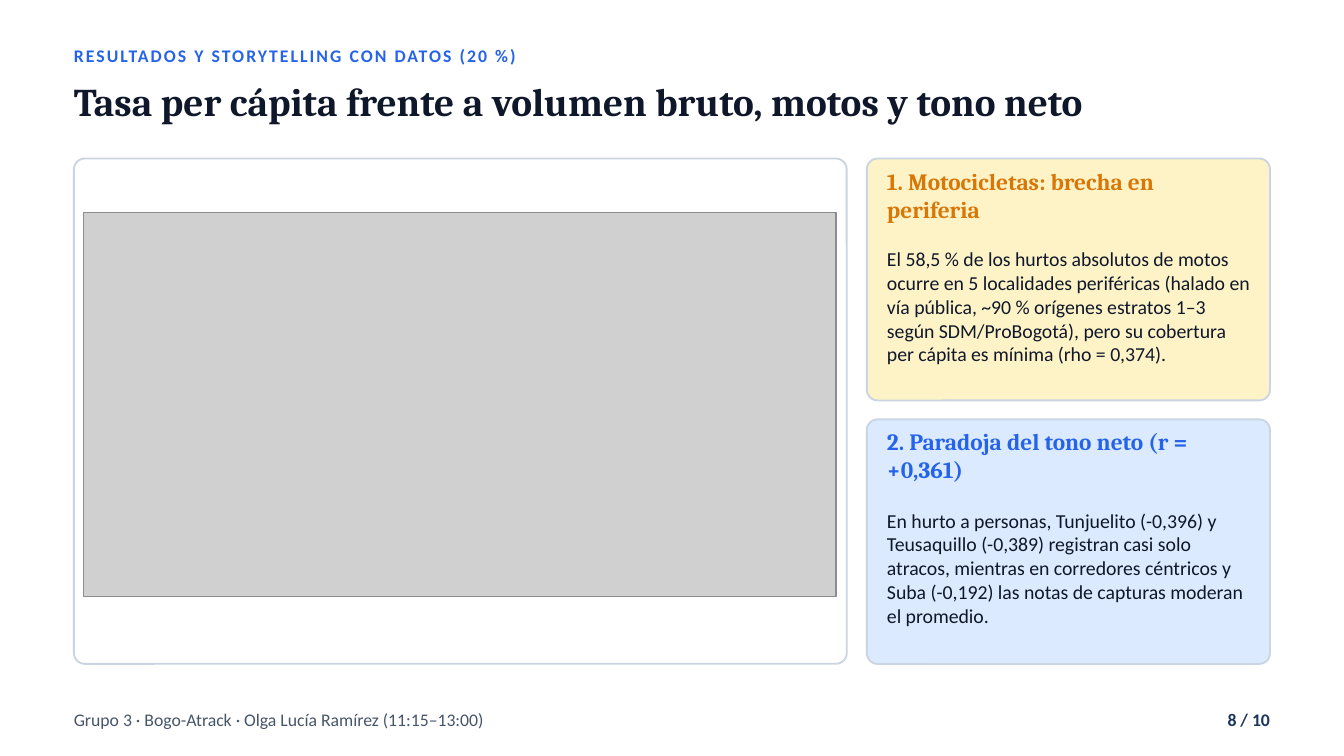
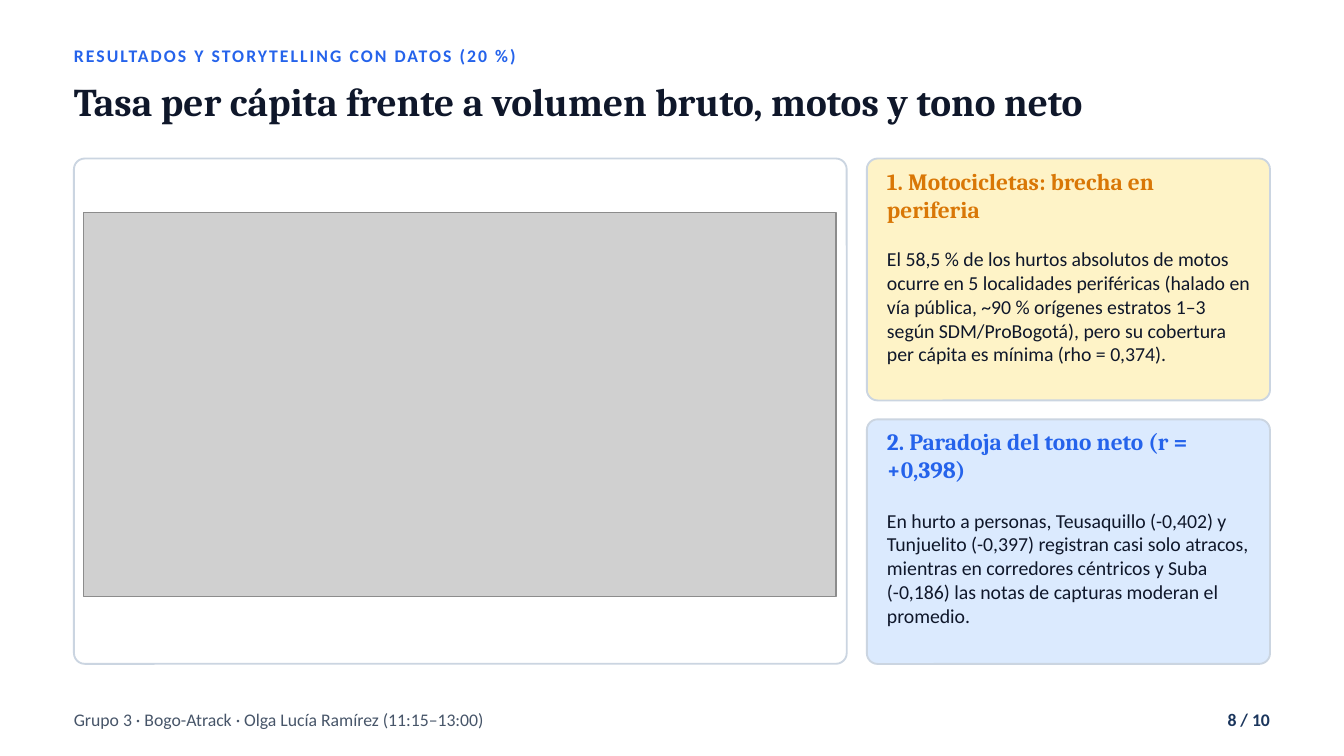
Before and after one commit to juanjo-edm/Repo_Entrega_Final_Taller_R, a slide deck: slide 8 of output/entregas/03_presentacion_plenaria/presentacion_grupo_3.pptx. Drawn at 1344x756 pixels with LibreOffice and Linux fonts; fonts in the diff are those of the drawing; grey boxes stand for pictures. Boxes give left, top, right and bottom in pixels: in the first picture for what was removed or moved away, otherwise in the second. Text is boxed around its words. In the diff, an @@ line names an element or a change of style, - is before the commit and + after.

```diff
--- a/output/entregas/03_presentacion_plenaria/presentacion_grupo_3.pptx
+++ b/output/entregas/03_presentacion_plenaria/presentacion_grupo_3.pptx
@@ text at (887,433,1168,482): text changed @@
-2. Paradoja del tono neto (r = +0,361)
+2. Paradoja del tono neto (r = +0,398)
@@ text at (887,514,1248,626): text changed @@
-En hurto a personas, Tunjuelito (-0,396) y Teusaquillo (-0,389) registran casi solo atracos, mientras en corredores céntricos y Suba (-0,192) las notas de capturas moderan el promedio.
+En hurto a personas, Teusaquillo (-0,402) y Tunjuelito (-0,397) registran casi solo atracos, mientras en corredores céntricos y Suba (-0,186) las notas de capturas moderan el promedio.
```
Also in this commit, not shown: 4 other slides changed, 54 other files.
